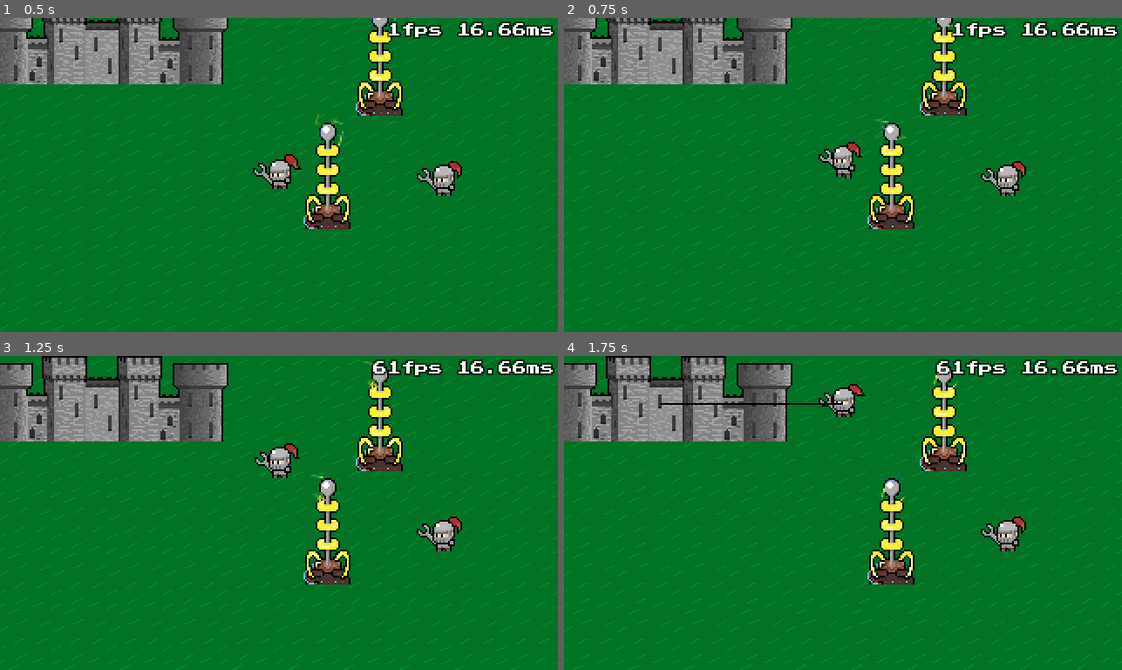
Above: before the commit, frames 1-4 (two rows, left to right).
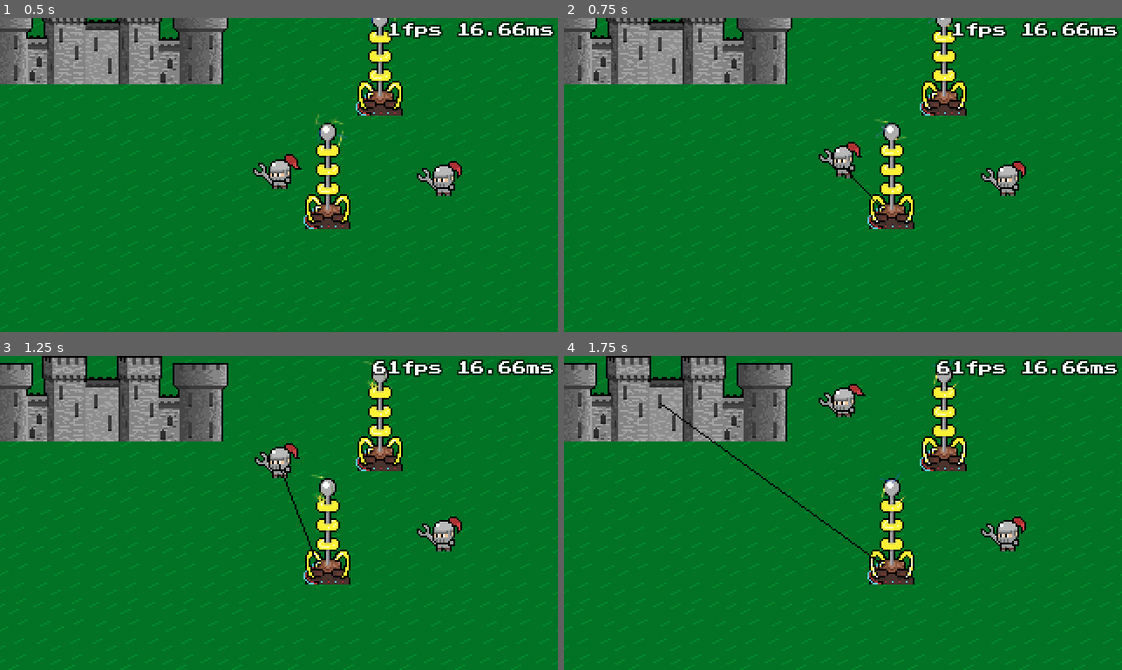
Above: after the commit, the same moments.

Repository: GreenDjango/GMTK2021
Game: Godot game, scene res://src/scenes/Game.tscn
The game is run twice, just before and just after one commit, with the same random seed, the same clock (stepped at 60 frames per second) and the same inputs.
Inputs:
- Up to frame 1 (0.5 s): no input
- Up to frame 2 (0.75 s): tap Enter (ui_accept) at 0.5 s; hold Up (up) from 0.53 s (still down); hold Enter (ui_accept) from 0.53 s (still down)
- Up to frame 3 (1.25 s): keep holding Up (up); keep holding Enter (ui_accept)
- Up to frame 4 (1.75 s): keep holding Up (up); release Enter (ui_accept) at 1.28 s; tap C (cut) at 1.35 s; tap Enter (ui_accept) at 1.52, 1.55 s

Frame 1 is identical in both runs. In frame 2, less than 0.1% of the frame differs, in the area x 50-57%, y 47-61%; in frame 3, less than 0.1%; in frame 4, 0.4%, in the area x 17-57%, y 15-67%.
Error before the commit: Division By Zero in operator '/'. (res://src/scripts/Game.gd:94)

Commit message:
UPDATE: cable detection

Diff:
--- a/src/scenes/Game.tscn
+++ b/src/scenes/Game.tscn
@@ -15,7 +15,11 @@
 size = 8
 font_data = ExtResource( 8 )
 
-[sub_resource type="DynamicFont" id=2]
+[sub_resource type="SphereMesh" id=2]
+radius = 2.0
+height = 4.0
+
+[sub_resource type="DynamicFont" id=3]
 size = 8
 outline_size = 1
 outline_color = Color( 0, 0, 0, 0.705882 )
@@ -99,6 +103,9 @@
 "_edit_use_anchors_": false
 }
 
+[node name="Test" type="MeshInstance2D" parent="."]
+mesh = SubResource( 2 )
+
 [node name="CanvasLayer" type="CanvasLayer" parent="."]
 
 [node name="DebugLabel" type="Label" parent="CanvasLayer"]
--- a/src/scripts/Game.gd
+++ b/src/scripts/Game.gd
@@ -24,6 +24,7 @@
 	for cable in cables.get_children():
 		var section = is_under_cable(cable.from, cable.to, player.action_shape)
 		if section:
+			break
 			$Message.text = 'Cut'
 			$Message.rect_position = player.global_position - $Message.rect_size / 2
 			$Message.visible = true
@@ -36,7 +37,7 @@
 	if event.is_action_pressed("ui_accept"):
 		var nearbyTowers : Array = player.get_nearby_towers()
 		var tower : Node2D = nearbyTowers.pop_back()
-		if player.is_grab && tower:
+		if player.is_grab && tower && tower != main_cable.ref_in:
 			put_cable(tower)
 		elif !player.is_grab && tower:
 			grab_cable(tower)
@@ -81,6 +82,16 @@
 	var A : Vector2 = player_area.global_position
 	var B : Vector2 = cable_start
 	var C : Vector2 = cable_end
+	var radius : float = player_area.shape.radius
+
+	if A.x + radius < B.x && A.x + radius < C.x:
+		return false
+	if A.x - radius > B.x && A.x - radius > C.x:
+		return false
+	if A.y + radius < B.y && A.y + radius < C.y:
+		return false
+	if A.y - radius > B.y && A.y - radius > C.y:
+		return false
 
 	var AB := B - A
 	var BC := C - B
@@ -94,7 +105,14 @@
 	var zeta = acos(dot_prod / (AB_side * BC_side))
 	var AD_side = sin(zeta) * AB_side
 
-	return (AD_side <= player_area.shape.radius)
+	if 1:
+		zeta = PI - zeta
+
+	if (AD_side <= radius):
+		$Test.position = Vector2( cos(zeta) , sin(zeta) ) * AD_side + A
+		# prints(rad2deg(zeta), AD_side, A, $Test.position)
+		return true
+	return false
 
 
 func spawn_mob():
Not shown: 2 places in src/scenes/Game.tscn that only renumber resources
